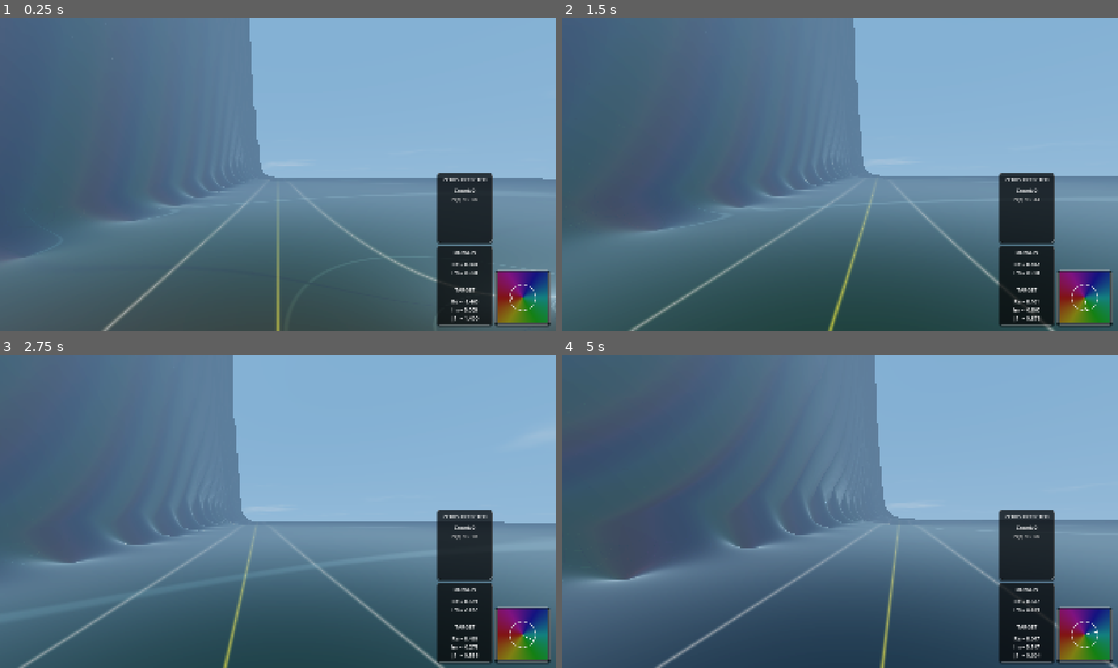
Above: before the commit, frames 1-4 (two rows, left to right).
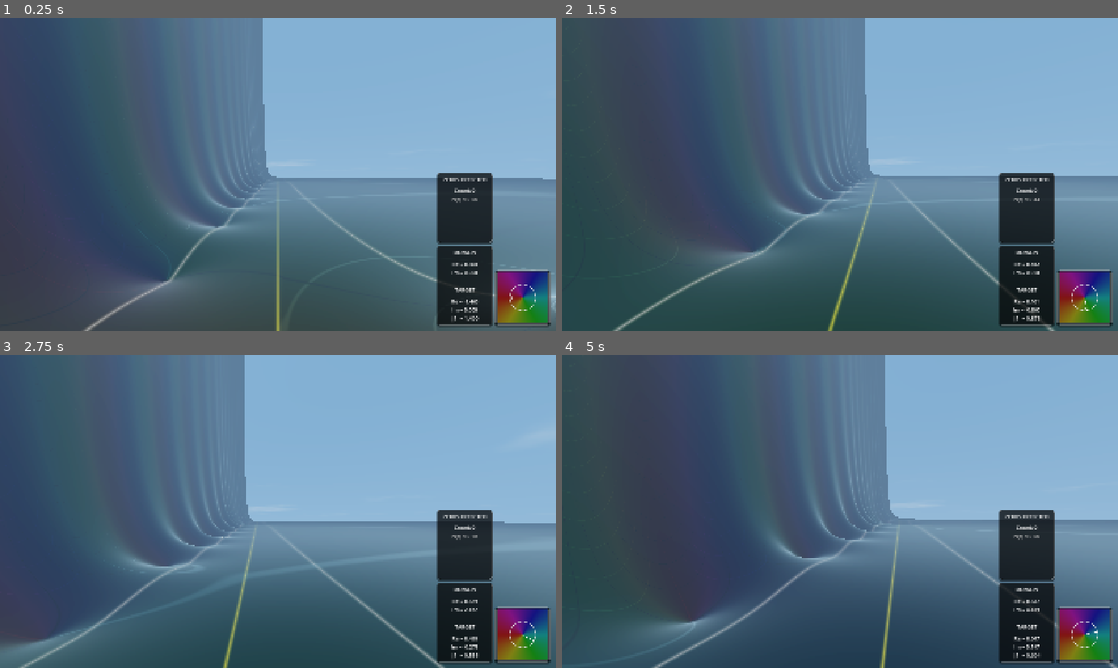
Above: after the commit, the same moments.

Repository: allanino/complex-functions-explorer
Game: Godot game, scene res://core/main.tscn
Same seed, same stepped clock (60 frames per second), same inputs: the game is played once before the commit and once after it.
Inputs (mouse positions are in pixels of both pictures, inside the frame that each line leads up to):
- Up to frame 1 (0.25 s): no input
- Up to frame 2 (1.5 s): tap Enter at 0.5 s; move the mouse to (867, 174) at 0.52 s; hold W (move_forward) from 0.53 s (still down); tap G at 0.6 s; click (867, 174) at 0.67 s; tap Space at 0.77 s; move the mouse to (812, 174) at 1.27 s; tap N at 1.35 s
- Up to frame 3 (2.75 s): keep holding W (move_forward); tap Space at 1.52 s; move the mouse to (289, 505) at 2.02 s; tap C at 2.1 s
- Up to frame 4 (5 s): keep holding W (move_forward); move the mouse to (834, 517) at 2.77 s; tap Z at 2.85 s; click (834, 517) at 2.92 s; tap Space at 3.02, 3.77, 4.52 s; move the mouse to (878, 514) at 3.52 s; tap R at 3.6 s; move the mouse to (795, 508) at 4.27 s; tap Shift at 4.35 s

The runs differ from the first frame. In frame 1, 26% of the frame differs, in the area x 0-50%, y 0-100%; in frame 2, 26%; in frame 3, 12%; in frame 4, 23%.

Commit message:
fix: add x >= 0.5 constraint to eta correction term (it is valid for x > 0.0)

Diff:
--- a/math/complex_field.gd
+++ b/math/complex_field.gd
@@ -230,7 +230,7 @@
 
 		if (amp < 1e-4 || amp2 < 1e-4 || amp > 1e4 || amp2 > 1e4): break
 
-	if actual_iters > 0:
+	if actual_iters > 0 && x >= 0.5:
 		var next_n = float(actual_iters + 1)
 		var rem_amp = 0.5 * pow(next_n, -x)
 		var rem_log_n = log(next_n)
@@ -294,7 +294,7 @@
 		value = Vector2(LOG_PI, 0.0) - log_sin_pi_z - lg1z[0]
 
 		var cot_pi_z = complex_cot(pi_z.x, pi_z.y)
-		dx = -PI * cot_pi_z + lg1z[1]
+		dx = - PI * cot_pi_z + lg1z[1]
 	else:
 		var res = lanczos_log_gamma_with_derivatives(Vector2(x, y))
 		value = res[0]
Not shown, changed: math/complex_field.gdshaderinc
